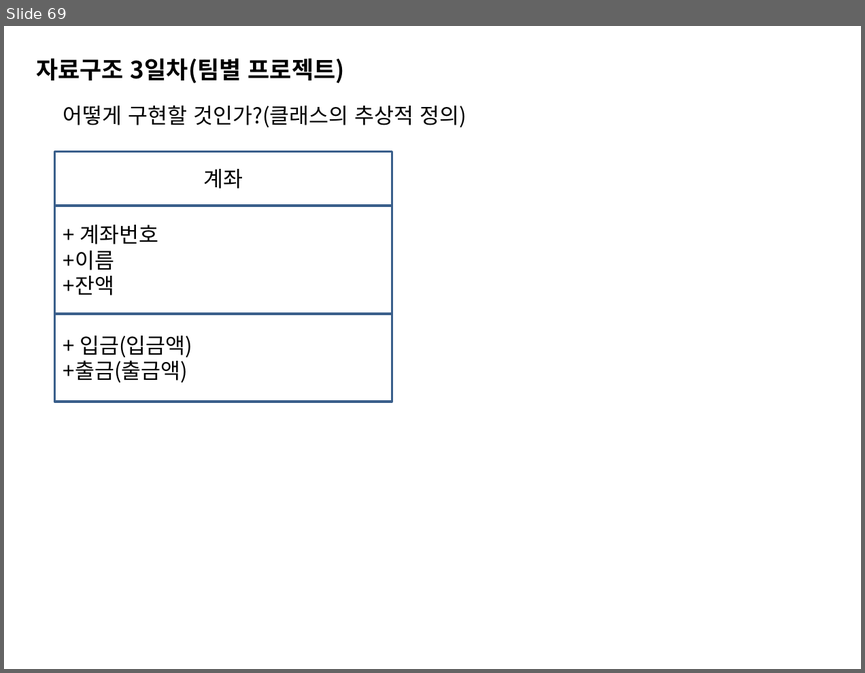
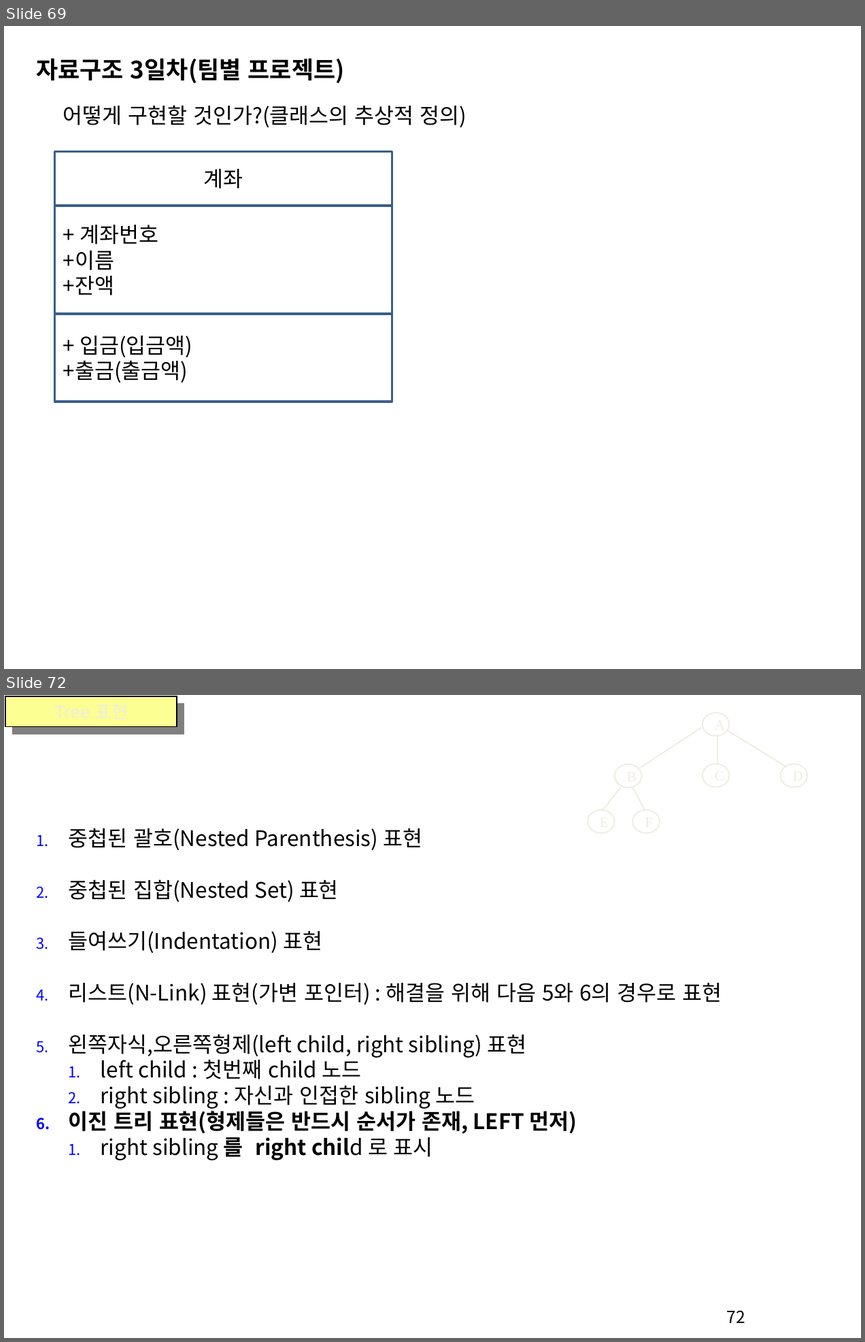
Before and after one commit to sing2song/TILDS, a slide deck: Java자료구조.pptx. Shown one above the other, each under a label of ours: slide 69 before the commit, slides 69 and 72 after it; the slides between them are not shown. The pictures are 865x673 and 865x1342 pixels, drawn with LibreOffice and Linux fonts; fonts in the diff are those of the drawing. Boxes give left, top, right and bottom in pixels: in the first picture for what was removed or moved away, otherwise in the second. Text is boxed around its words. In the diff, an @@ line names an element or a change of style, - is before the commit and + after.

```diff
--- a/Java자료구조.pptx
+++ b/Java자료구조.pptx
@@ slide 72 added at (x1=4, y1=695, x2=861, y2=1338), background #FFFFFF @@
@@ rectangle added at (x1=6, y1=697, x2=177, y2=727), fill #FCFF91, outline #000000 0.75 pt @@
@@ group added at (x1=587, y1=713, x2=807, y2=833): 6 ellipses, 5 lines @@
@@ text added at (x1=68, y1=828, x2=721, y2=1160), 18 pt, text #000000 @@
+1. 중첩된 괄호(Nested Parenthesis) 표현
+2. 중첩된 집합(Nested Set) 표현
+3. 들여쓰기(Indentation) 표현
+4. 리스트(N-Link) 표현(가변 포인터) : 해결을 위해 다음 5와 6의 경우로 표현
+5. 왼쪽자식,오른쪽형제(left child, right sibling) 표현
+    1. left child : 첫번째 child 노드
+    2. right sibling : 자신과 인접한 sibling 노드
+6. 이진 트리 표현(형제들은 반드시 순서가 존재, LEFT 먼저)
+    1. right sibling 를 right child 로 표시
@@ page number added at (x1=727, y1=1310, x2=745, y2=1323), 14 pt, text #000000 @@
+72
```
Also in this commit, not shown: 2 slides changed, 18 other slides added, 1 slide removed, 11 other files.
